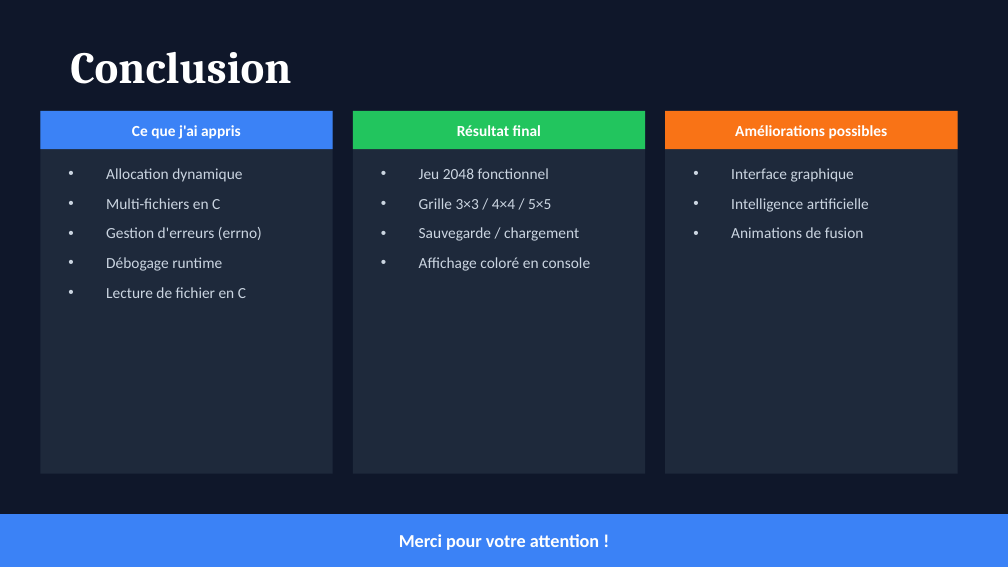
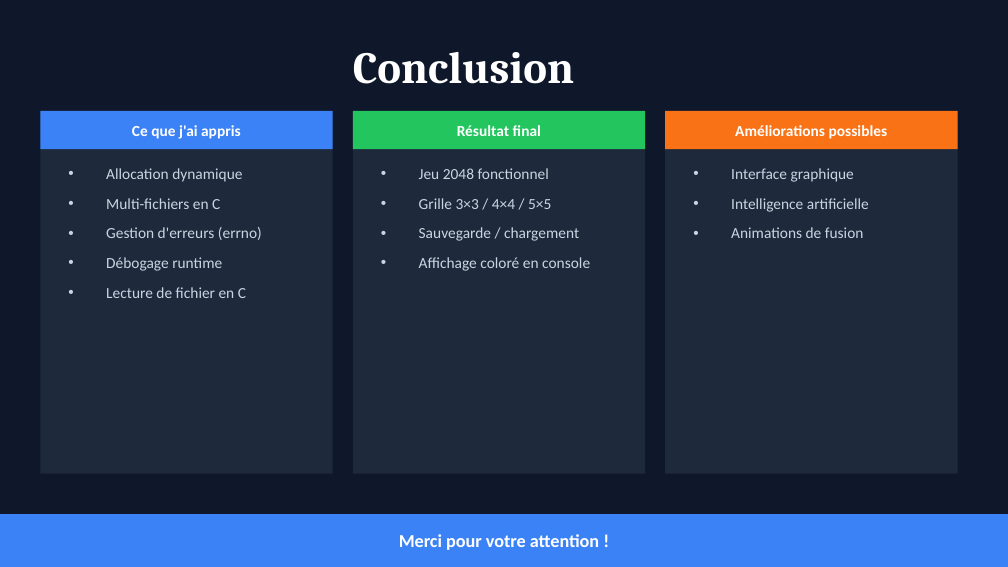
Before and after one commit to Esqaaa/Projet_2048_C, a slide deck: slide 7 of 2048_presentation.pptx. Drawn at 1008x567 pixels with LibreOffice and Linux fonts; fonts in the diff are those of the drawing. Boxes give left, top, right and bottom in pixels: in the first picture for what was removed or moved away, otherwise in the second. Text is boxed around its words. In the diff, an @@ line names an element or a change of style, - is before the commit and + after.

```diff
--- a/2048_presentation.pptx
+++ b/2048_presentation.pptx
@@ text "Conclusion" at box(353, 52, 574, 84): alignment left to centre @@
```
Also in this commit, not shown: 6 other slides changed, 4 other files.
